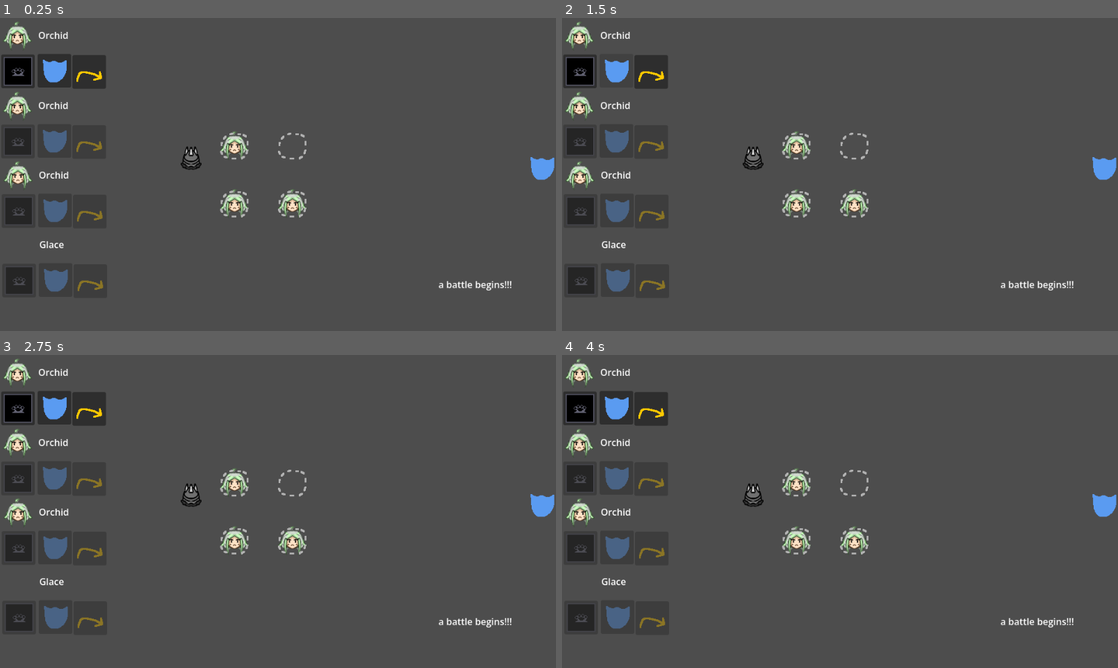
Above: before the commit, frames 1-4 (two rows, left to right).
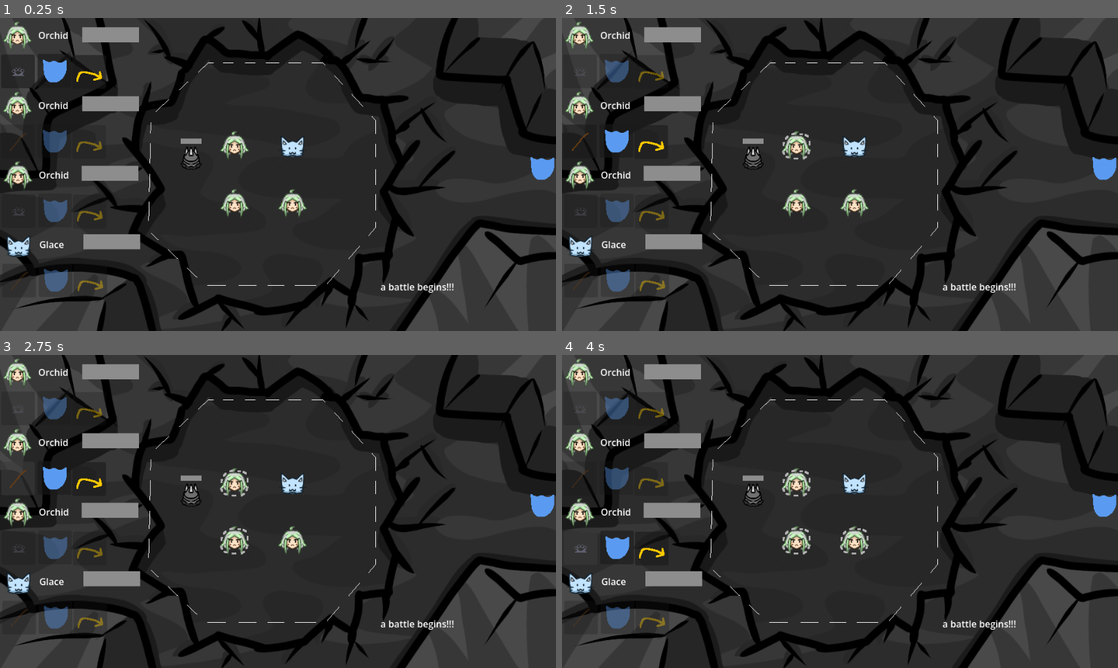
Above: after the commit, the same moments.

Repository: glaceonicc/land-of-the-bleeding-sun
Game: Godot game, scene res://battle.tscn
Two runs of this game, one before a commit and one after it. Both use one fixed random seed, a clock stepped at 60 frames per second and the inputs below. Before the commit the project has no main scene; this scene is started directly in both runs.
Inputs (mouse positions are in pixels of both pictures, inside the frame that each line leads up to):
- Up to frame 1 (0.25 s): no input
- Up to frame 2 (1.5 s): click (578, 71) at 0.5 s; click (617, 71) at 1.25 s
- Up to frame 3 (2.75 s): click (16, 477) at 2.02 s
- Up to frame 4 (4 s): click (617, 477) at 2.77 s; click (578, 549) at 3.52 s

The runs differ from the first frame. In frame 1, 71% of the frame differs, in the area x 0-100%, y 0-100%; in frame 2, 73%; in frame 3, 72%; in frame 4, 72%.

Commit message:
stupid commit
help me

Diff:
--- a/allies.gd
+++ b/allies.gd
@@ -16,6 +16,6 @@
 }
 
 var Glace = {
-	"info": {"name" = "Glace", "sprite" = "res://lemon.png"},
+	"info": {"name" = "Glace", "sprite" = "res://allies/glaceusz.png"},
 	"basestats": {"hp" = 1000.0, "dmg" = 100.0, "rng" = 100.0}
 }
--- a/ally.gd
+++ b/ally.gd
@@ -3,53 +3,133 @@
 @export var id: int
 
 var range: float
+var weaponrange: float
 var aiming = false
 var inrange = false
+var inwrange = false
+var action = ""
+var naming = ""
+var damage: int
 
 func _ready() -> void:
 	gl.connect("attack", attack)
 	gl.connect("defend", defend)
 	gl.connect("bounce", bounce)
+	gl.connect("proceed", proceed)
+	$aim/sprite.visible = false
 
 	if id == 1:
 		$sprite.texture = load(gl.ally1.get("info").get("sprite"))
 		range = gl.ally1.get("basestats").get("rng") * 120
+		weaponrange = gl.w1.get("stats").get("rng") * 120
+		gl.hp1 = gl.ally1.get("basestats").get("hp")
+		gl.maxhp1 = gl.ally1.get("basestats").get("hp")
+		naming = gl.ally1.get("info").get("name")
+		damage = gl.ally1.get("basestats").get("dmg")
 	if id == 2:
 		$sprite.texture = load(gl.ally2.get("info").get("sprite"))
 		range = gl.ally2.get("basestats").get("rng") * 120
+		weaponrange = gl.w2.get("stats").get("rng") * 120
+		gl.hp2 = gl.ally2.get("basestats").get("hp")
+		gl.maxhp2 = gl.ally2.get("basestats").get("hp")
+		naming = gl.ally2.get("info").get("name")
+		damage = gl.ally2.get("basestats").get("dmg")
 	if id == 3:
 		$sprite.texture = load(gl.ally3.get("info").get("sprite"))
 		range = gl.ally3.get("basestats").get("rng") * 120
+		weaponrange = gl.w3.get("stats").get("rng") * 120
+		gl.hp3 = gl.ally3.get("basestats").get("hp")
+		gl.maxhp3 = gl.ally3.get("basestats").get("hp")
+		naming = gl.ally3.get("info").get("name")
+		damage = gl.ally3.get("basestats").get("dmg")
 	if id == 4:
 		$sprite.texture = load(gl.ally4.get("info").get("sprite"))
 		range = gl.ally4.get("basestats").get("rng") * 120
+		weaponrange = gl.w4.get("stats").get("rng") * 120
+		gl.hp4 = gl.ally4.get("basestats").get("hp")
+		gl.maxhp4 = gl.ally4.get("basestats").get("hp")
+		naming = gl.ally4.get("info").get("name")
+		damage = gl.ally4.get("basestats").get("dmg")
 
 
 
 func _physics_process(delta: float) -> void:
-	if aiming == true:
+	if aiming == true and action == "bounce":
 		aim()
+	elif aiming == true and action == "bounceattack":
+		bounceattackaim()
 	if position.distance_to(get_global_mouse_position()) > range:
 		inrange = false
 	else:
 		inrange = true
+	if position.distance_to(get_global_mouse_position()) > weaponrange:
+		inwrange = false
+	else:
+		inwrange = true
 
 func attack():
-	if gl.w1.get("stats").get("type") == "meele":
-		aiming == true
+	if id == gl.allyID and gl.w1.get("stats").get("type") == "meele":
+		action = "bounceattack"
+		aiming = true
+	if id == gl.allyID and gl.w2.get("stats").get("type") == "meele":
+		action = "bounceattack"
+		aiming = true
+	if id == gl.allyID and gl.w3.get("stats").get("type") == "meele":
+		action = "bounceattack"
+		aiming = true
+	if id == gl.allyID and gl.w4.get("stats").get("type") == "meele":
+		action = "bounceattack"
+		aiming = true
+
 
 func defend():
 	pass
 
 func bounce():
 	if gl.allyID == id:
+		action = "bounce"
 		aiming = true
 
 
 func aim():
+	$aim/sprite.visible = true
 	if gl.inarena == true and inrange == true:
 		$aim.global_position = get_global_mouse_position()
 	if Input.is_action_just_pressed("click"):
 		#global_position = $aim.global_position
 		aiming = false
 		gl.allyID += 1
+
+func proceed():
+	if gl.STATE == "allies" and gl.current == id:
+		if action == "bounce":
+			gl.emit_signal("addlog", naming + " bounced back!")
+			var tween = get_tree().create_tween()
+			var thing = $aim.global_position
+			$aim.visible = false
+			tween.parallel().tween_property(self, "position", thing, 0.5).set_trans(Tween.TRANS_SINE)
+			$anim.play("anim1")
+			await $anim.animation_finished
+		if action == "bounceattack":
+			gl.emit_signal("addlog", naming + " attacks by bouncing!")
+			var tween = get_tree().create_tween()
+			var thing = $aim.global_position
+			$aim.visible = false
+			tween.parallel().tween_property(self, "position", thing, 0.5).set_trans(Tween.TRANS_SINE)
+			$anim.play("anim1")
+			await $anim.animation_finished
+			gl.emit_signal("hit", damage)
+		if gl.current < gl.allycount:
+			gl.current += 1
+		else:
+			gl.current = 1
+			gl.STATE = "enemies"
+		gl.emit_signal("proceed")
+
+func bounceattackaim():
+	$aim/sprite.visible = true
+	if gl.inarena == true and inwrange == true:
+		$aim.global_position = get_global_mouse_position()
+	if Input.is_action_just_pressed("click"):
+		aiming = false
+		gl.allyID += 1
--- a/ally.tscn
+++ b/ally.tscn
@@ -23,6 +23,42 @@
 "speed": 5.0
 }]
 
+[sub_resource type="Animation" id="Animation_0mrcl"]
+length = 0.001
+tracks/0/type = "value"
+tracks/0/imported = false
+tracks/0/enabled = true
+tracks/0/path = NodePath("sprite:position")
+tracks/0/interp = 1
+tracks/0/loop_wrap = true
+tracks/0/keys = {
+"times": PackedFloat32Array(0),
+"transitions": PackedFloat32Array(1),
+"update": 0,
+"values": [Vector2(0, 0)]
+}
+
+[sub_resource type="Animation" id="Animation_bgssa"]
+resource_name = "anim1"
+tracks/0/type = "value"
+tracks/0/imported = false
+tracks/0/enabled = true
+tracks/0/path = NodePath("sprite:position")
+tracks/0/interp = 1
+tracks/0/loop_wrap = true
+tracks/0/keys = {
+"times": PackedFloat32Array(0, 0.3, 0.6),
+"transitions": PackedFloat32Array(0.5, 2, 1),
+"update": 0,
+"values": [Vector2(0, 0), Vector2(0, -100), Vector2(0, 0)]
+}
+
+[sub_resource type="AnimationLibrary" id="AnimationLibrary_q4svr"]
+_data = {
+&"RESET": SubResource("Animation_0mrcl"),
+&"anim1": SubResource("Animation_bgssa")
+}
+
 [node name="ally" type="CharacterBody2D" unique_id=1273971991]
 script = ExtResource("1_0mrcl")
 
@@ -32,7 +68,7 @@
 shape = SubResource("CircleShape2D_g4v7s")
 debug_color = Color(0, 0.5647059, 0.25490198, 0.7058824)
 
-[node name="detect" type="Area2D" parent="." unique_id=874402943]
+[node name="detect" type="Area2D" parent="." unique_id=874402943 groups=["allies"]]
 
 [node name="hitbox" type="CollisionShape2D" parent="detect" unique_id=1458033145]
 shape = SubResource("CircleShape2D_yf5fn")
@@ -47,3 +83,6 @@
 
 [node name="sprite" type="AnimatedSprite2D" parent="aim" unique_id=94560167]
 sprite_frames = SubResource("SpriteFrames_yf5fn")
+
+[node name="anim" type="AnimationPlayer" parent="." unique_id=442497630]
+libraries/ = SubResource("AnimationLibrary_q4svr")
--- a/battle.gd
+++ b/battle.gd
@@ -7,6 +7,9 @@
 func _ready() -> void:
 	gl.STATE = "pick1"
 	gl.allyID = 1
+	gl.connect("addlog", addlog)
+
+
 
 	if gl.allycount == 4:
 		$ally4m.visible = true
@@ -56,5 +59,23 @@
 		$ally1m.visible = false
 
 func _process(delta: float) -> void:
-	if gl.allyID > gl.allycount:
-		pass
+	if gl.allyID > gl.allycount and gl.current == 0:
+		gl.STATE = "allies"
+		gl.current = 1
+		gl.emit_signal("proceed")
+
+	$ally1m/hpbar1.max_value = gl.maxhp1
+	$ally2m/hpbar2.max_value = gl.maxhp2
+	$ally3m/hpbar3.max_value = gl.maxhp3
+	$ally4m/hpbar4.max_value = gl.maxhp4
+
+	$ally1m/hpbar1.value = gl.hp1
+	$ally2m/hpbar2.value = gl.hp2
+	$ally3m/hpbar3.value = gl.hp3
+	$ally4m/hpbar4.value = gl.hp4
+
+func addlog(text):
+	var logz = Label.new()
+	logz.text = text
+	logz.autowrap_mode = TextServer.AUTOWRAP_WORD_SMART
+	$ScrollContainer/VBoxContainer.add_child(logz)
--- a/battle.tscn
+++ b/battle.tscn
@@ -1,12 +1,16 @@
 [gd_scene format=3 uid="uid://54axlo7lcj0h"]
 
 [ext_resource type="Script" uid="uid://jxuix5wsf2yq" path="res://battle.gd" id="1_7sfm4"]
+[ext_resource type="Texture2D" uid="uid://cep3vevpsn87n" path="res://bg/cave.png" id="2_mhv3b"]
 [ext_resource type="Script" uid="uid://qjb0ef4h03lr" path="res://area_mouse.gd" id="2_oxp8w"]
 [ext_resource type="PackedScene" uid="uid://bh4mtn3lielhy" path="res://action_button.tscn" id="4_6t8i5"]
 [ext_resource type="Texture2D" uid="uid://l5udwtm62yij" path="res://defend.png" id="5_0npn6"]
 [ext_resource type="Texture2D" uid="uid://b86hvuxgg1fpy" path="res://allies/lemon.png" id="6_dw4jg"]
 [ext_resource type="Texture2D" uid="uid://cbi700wy2y2wo" path="res://bounce.png" id="6_mhv3b"]
 [ext_resource type="PackedScene" uid="uid://bva2jskq36dxp" path="res://enemy_worm.tscn" id="7_0npn6"]
+[ext_resource type="Texture2D" uid="uid://4r52bcrcemlo" path="res://bg/dark.png" id="8_b1i6x"]
+[ext_resource type="Texture2D" uid="uid://dfuojdtfhyk38" path="res://bg/border.png" id="9_lcjiy"]
+[ext_resource type="Texture2D" uid="uid://um2o0dfl2r7h" path="res://bg/light.png" id="9_sl0w2"]
 
 [sub_resource type="ConvexPolygonShape2D" id="ConvexPolygonShape2D_g4v7s"]
 points = PackedVector2Array(-95, -192, 102, -192, 192, -93, 193, 92, 108, 192, -101, 192, -199, 97, -194, -100)
@@ -39,6 +43,10 @@
 
 [node name="battle" type="Node2D" unique_id=2068602757]
 script = ExtResource("1_7sfm4")
+
+[node name="Cave" type="Sprite2D" parent="." unique_id=261385597]
+position = Vector2(480, 270)
+texture = ExtResource("2_mhv3b")
 
 [node name="mouse" type="Area2D" parent="." unique_id=909140761]
 position = Vector2(455, 270)
@@ -145,6 +153,15 @@
 position = Vector2(30, 31)
 texture = ExtResource("6_dw4jg")
 
+[node name="hpbar1" type="TextureProgressBar" parent="ally1m" unique_id=1077566844]
+offset_left = 142.0
+offset_top = 16.0
+offset_right = 240.0
+offset_bottom = 42.0
+nine_patch_stretch = true
+texture_under = ExtResource("8_b1i6x")
+texture_progress = ExtResource("9_sl0w2")
+
 [node name="ally2m" type="Node2D" parent="." unique_id=654359492]
 
 [node name="name2" type="Label" parent="ally2m" unique_id=2130253157]
@@ -185,6 +202,15 @@
 position = Vector2(30, 152)
 texture = ExtResource("6_dw4jg")
 
+[node name="hpbar2" type="TextureProgressBar" parent="ally2m" unique_id=2050627872]
+offset_left = 142.0
+offset_top = 135.0
+offset_right = 240.0
+offset_bottom = 161.0
+nine_patch_stretch = true
+texture_under = ExtResource("8_b1i6x")
+texture_progress = ExtResource("9_sl0w2")
+
 [node name="ally3m" type="Node2D" parent="." unique_id=2042021850]
 
 [node name="name3" type="Label" parent="ally3m" unique_id=1504038022]
@@ -225,6 +251,15 @@
 position = Vector2(31, 272)
 texture = ExtResource("6_dw4jg")
 
+[node name="hpbar3" type="TextureProgressBar" parent="ally3m" unique_id=1271718588]
+offset_left = 141.0
+offset_top = 255.0
+offset_right = 239.0
+offset_bottom = 281.0
+nine_patch_stretch = true
+texture_under = ExtResource("8_b1i6x")
+texture_progress = ExtResource("9_sl0w2")
+
 [node name="ally4m" type="Node2D" parent="." unique_id=99426130]
 
 [node name="name4" type="Label" parent="ally4m" unique_id=1226988516]
@@ -265,14 +300,28 @@
 position = Vector2(32, 392)
 texture = ExtResource("6_dw4jg")
 
+[node name="hpbar4" type="TextureProgressBar" parent="ally4m" unique_id=756211893]
+offset_left = 144.0
+offset_top = 373.0
+offset_right = 242.0
+offset_bottom = 399.0
+nine_patch_stretch = true
+texture_under = ExtResource("8_b1i6x")
+texture_progress = ExtResource("9_sl0w2")
+
 [node name="enemy" parent="." unique_id=1590059883 instance=ExtResource("7_0npn6")]
 position = Vector2(330, 242)
 
 [node name="ScrollContainer" type="ScrollContainer" parent="." unique_id=1996788257]
-offset_left = 757.0
+custom_minimum_size = Vector2(300, 0)
+custom_maximum_size = Vector2(300, -1)
+offset_left = 653.0
 offset_top = 448.0
-offset_right = 950.0
-offset_bottom = 528.0
+offset_right = 953.0
+offset_bottom = 512.0
+follow_focus = true
+draw_focus_border = true
+horizontal_scroll_mode = 0
 
 [node name="VBoxContainer" type="VBoxContainer" parent="ScrollContainer" unique_id=844161838]
 layout_mode = 2
@@ -281,5 +330,9 @@
 layout_mode = 2
 text = "a battle begins!!!"
 
+[node name="Border" type="Sprite2D" parent="." unique_id=1565496124]
+position = Vector2(479, 267)
+texture = ExtResource("9_lcjiy")
+
 [connection signal="mouse_entered" from="mouse" to="mouse" method="_on_mouse_entered"]
 [connection signal="mouse_exited" from="mouse" to="mouse" method="_on_mouse_exited"]
--- /dev/null
+++ b/character_pick.tscn
@@ -0,0 +1,9 @@
+[gd_scene format=3 uid="uid://cnx2r4oymk0ll"]
+
+[ext_resource type="Texture2D" uid="uid://bth7rghxxi0yu" path="res://bg/screan_ui.png" id="1_5enl3"]
+
+[node name="Node2D" type="Node2D" unique_id=1209646712]
+
+[node name="ScreanUi" type="Sprite2D" parent="." unique_id=689952018]
+position = Vector2(480, 270)
+texture = ExtResource("1_5enl3")
--- /dev/null
+++ b/charactermenu.tscn
@@ -0,0 +1,26 @@
+[gd_scene format=3 uid="uid://dv3tbnlf7iqea"]
+
+[ext_resource type="Texture2D" uid="uid://cc73x70e747nu" path="res://bg/unfinschied.png" id="1_1dtg1"]
+[ext_resource type="Texture2D" uid="uid://ciguoeyd0lhvk" path="res://allies/orchid.png" id="2_cxxkg"]
+
+[node name="Node2D" type="Node2D" unique_id=1558563081]
+
+[node name="Unfinschied" type="Sprite2D" parent="." unique_id=1515603999]
+position = Vector2(480, 270)
+texture = ExtResource("1_1dtg1")
+
+[node name="Orchid" type="Sprite2D" parent="." unique_id=1074477449]
+position = Vector2(42, 52)
+texture = ExtResource("2_cxxkg")
+
+[node name="Orchid2" type="Sprite2D" parent="." unique_id=2146128902]
+position = Vector2(242, 54)
+texture = ExtResource("2_cxxkg")
+
+[node name="Orchid3" type="Sprite2D" parent="." unique_id=420642680]
+position = Vector2(446, 54)
+texture = ExtResource("2_cxxkg")
+
+[node name="Orchid4" type="Sprite2D" parent="." unique_id=974571182]
+position = Vector2(651, 55)
+texture = ExtResource("2_cxxkg")
--- a/enemy.gd
+++ b/enemy.gd
@@ -1,9 +1,37 @@
 extends StaticBody2D
 
-@export var enemytype = "openworm"
+@export var enemytype = "Openworm"
+@export var health = 1.5
+@export var id = 0
+@export var attackmessage = "wowa"
+
+var inside = false
+var maxhealth = health
 
 func _ready() -> void:
-	pass
+	gl.connect("hit", hit)
+	gl.connect("proceed", proceed)
+	$hpbar.max_value = maxhealth
+
 
 func _process(delta: float) -> void:
-	pass
+	$hpbar.value = health
+
+
+func _on_die_area_area_entered(area: Area2D) -> void:
+	if area.is_in_group("allies"):
+		inside = true
+
+
+func _on_die_area_area_exited(area: Area2D) -> void:
+	if area.is_in_group("allies"):
+		inside = false
+
+func hit(damage):
+	if inside == true:
+		health -= damage
+		inside = false
+		print("owowads")
+
+func proceed():
+	gl.emit_signal("addlog", attackmessage)
--- a/enemy_worm.tscn
+++ b/enemy_worm.tscn
@@ -2,6 +2,8 @@
 
 [ext_resource type="Texture2D" uid="uid://3o3a22f65jr1" path="res://enemy/openworm.png" id="1_qlrv5"]
 [ext_resource type="Script" uid="uid://3h17aqqicodi" path="res://enemy.gd" id="1_rl7eq"]
+[ext_resource type="Texture2D" uid="uid://4r52bcrcemlo" path="res://bg/dark.png" id="3_7hhje"]
+[ext_resource type="Texture2D" uid="uid://um2o0dfl2r7h" path="res://bg/light.png" id="4_yniyr"]
 
 [sub_resource type="SpriteFrames" id="SpriteFrames_g4v7s"]
 animations = [{
@@ -35,3 +37,15 @@
 [node name="htibox" type="CollisionShape2D" parent="die_area" unique_id=387361051]
 shape = SubResource("CircleShape2D_yf5fn")
 debug_color = Color(0.5659202, 0.5079052, 0.62807155, 0.41960785)
+
+[node name="hpbar" type="TextureProgressBar" parent="." unique_id=638743069]
+offset_left = -18.0
+offset_top = -34.0
+offset_right = 18.0
+offset_bottom = -25.0
+nine_patch_stretch = true
+texture_under = ExtResource("3_7hhje")
+texture_progress = ExtResource("4_yniyr")
+
+[connection signal="area_entered" from="die_area" to="." method="_on_die_area_area_entered"]
+[connection signal="area_exited" from="die_area" to="." method="_on_die_area_area_exited"]
--- a/gl.gd
+++ b/gl.gd
@@ -5,6 +5,7 @@
 
 var STATE = "none"
 var allyID = 0
+var current = 0
 
 var allycount = 4
 
@@ -13,10 +14,20 @@
 var ally3 = allies.Orchid
 var ally4 = allies.Glace
 
+var hp1
+var hp2
+var hp3
+var hp4
+var maxhp1
+var maxhp2
+var maxhp3
+var maxhp4
+
+
 var w1 = items.fist
-var w2 = items.fist
+var w2 = items.stick
 var w3 = items.fist
-var w4 = items.fist
+var w4 = items.stick
 
 signal progress_turn
 
@@ -25,3 +36,7 @@
 signal attack
 signal defend
 signal bounce
+
+signal addlog
+
+signal hit
--- a/items.gd
+++ b/items.gd
@@ -1,6 +1,11 @@
 extends Node
 
 var fist = {
-	"stats": {"type" = "meele", "dmg" = 1, "range" = 1, "sprite" = "res://items/StoneKnuckles_weppons.png"},
+	"stats": {"type" = "meele", "dmg" = 2.0, "rng" = 0.5, "sprite" = "res://items/StoneKnuckles_weppons.png"},
 
 }
+
+var stick = {
+	"stats": {"type" = "meele", "dmg" = 1.5, "rng" = 1.0, "sprite" = "res://items/stick_weppon.png"},
+
+}
--- a/project.godot
+++ b/project.godot
@@ -11,6 +11,7 @@
 [application]
 
 config/name="land-of-the-bleeding-sun"
+run/main_scene="uid://54axlo7lcj0h"
 config/features=PackedStringArray("4.7", "GL Compatibility")
 config/icon="res://icon.svg"
 
@@ -28,6 +29,10 @@
 window/size/initial_position_type=0
 window/stretch/mode="viewport"
 window/stretch/aspect="expand"
+
+[global_group]
+
+allies=""
 
 [input]
 
Binary file changed: attack.png
Binary file added: bg/border.png
Not shown, added: bg/border.png.import
Binary file added: bg/cave.png
Not shown, added: bg/cave.png.import
Binary file added: bg/dark.png
Not shown, added: bg/dark.png.import
Binary file added: bg/light.png
Not shown, added: bg/light.png.import
Binary file added: bg/screan_ui.png
Not shown, added: bg/screan_ui.png.import
Binary file added: bg/unfinschied.png
(and 13 more such lines)
